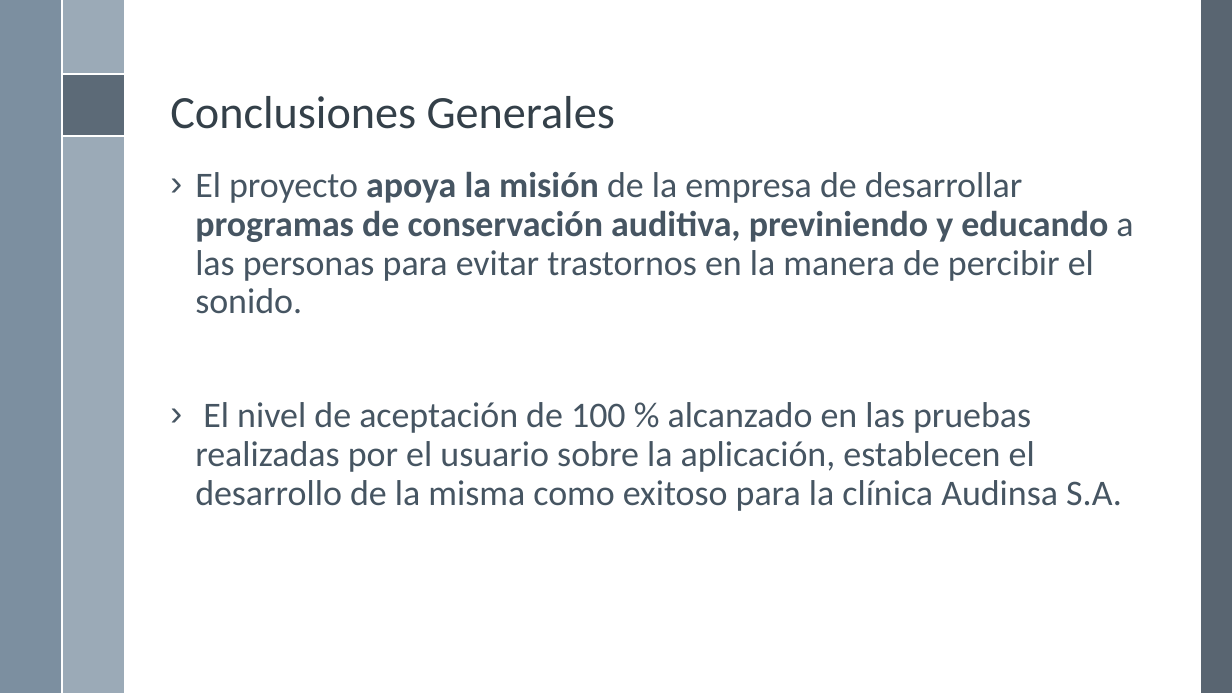
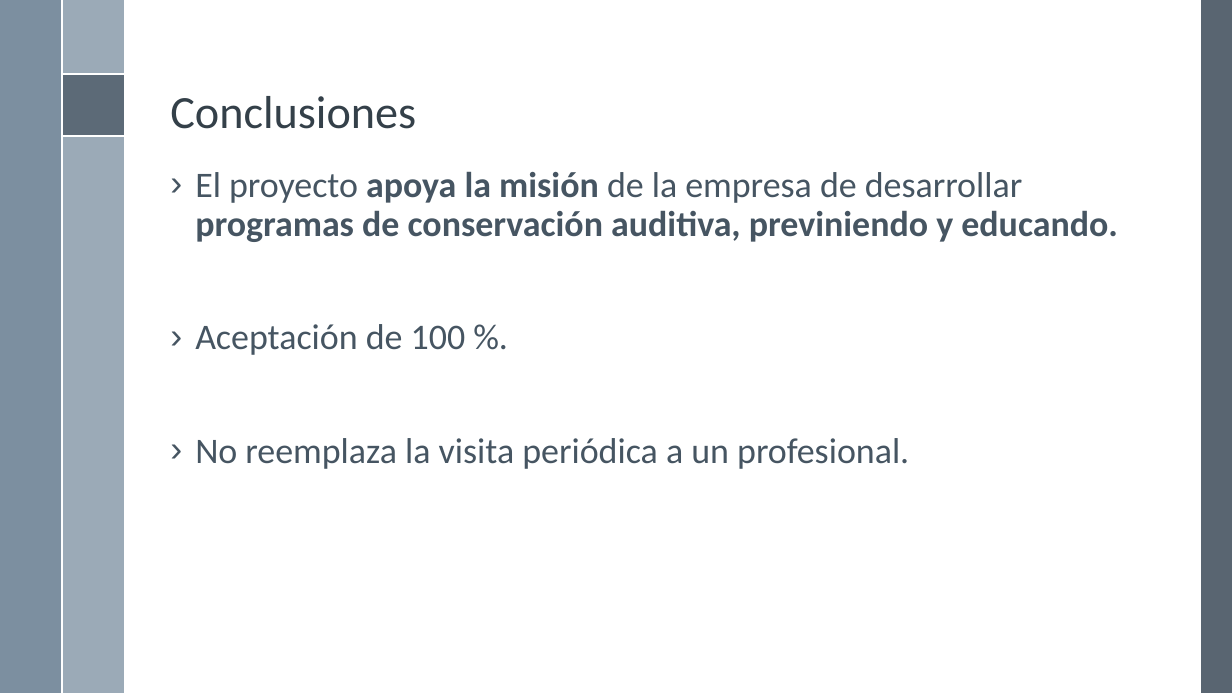
Before and after one commit to rbaltodanog/audinsaapp, a slide deck: slide 46 of documentacion/presentacion/Presentación.pptx (slide 38 before the commit). Drawn at 1232x693 pixels with LibreOffice and Linux fonts; fonts in the diff are those of the drawing; background and template pictures are left out. Boxes give left, top, right and bottom in pixels: in the first picture for what was removed or moved away, otherwise in the second. Text is boxed around its words. In the diff, an @@ line names an element or a change of style, - is before the commit and + after.

```diff
--- a/documentacion/presentacion/Presentación.pptx
+++ b/documentacion/presentacion/Presentación.pptx
@@ title at bbox=[170, 96, 416, 129]: text changed @@
-Conclusiones Generales
+Conclusiones
@@ text at bbox=[195, 171, 1118, 469]: text changed @@
-› El proyecto apoya la misión de la empresa de desarrollar programas de conservación auditiva, previniendo y educando a las personas para evitar trastornos en la manera de percibir el sonido.
-› El nivel de aceptación de 100 % alcanzado en las pruebas realizadas por el usuario sobre la aplicación, establecen el desarrollo de la misma como exitoso para la clínica Audinsa S.A.
+› El proyecto apoya la misión de la empresa de desarrollar programas de conservación auditiva, previniendo y educando.
+› Aceptación de 100 %.
+› No reemplaza la visita periódica a un profesional.
```
Also in this commit, not shown: 20 other slides changed, 9 slides added, 2 slides removed, 1 other file.
